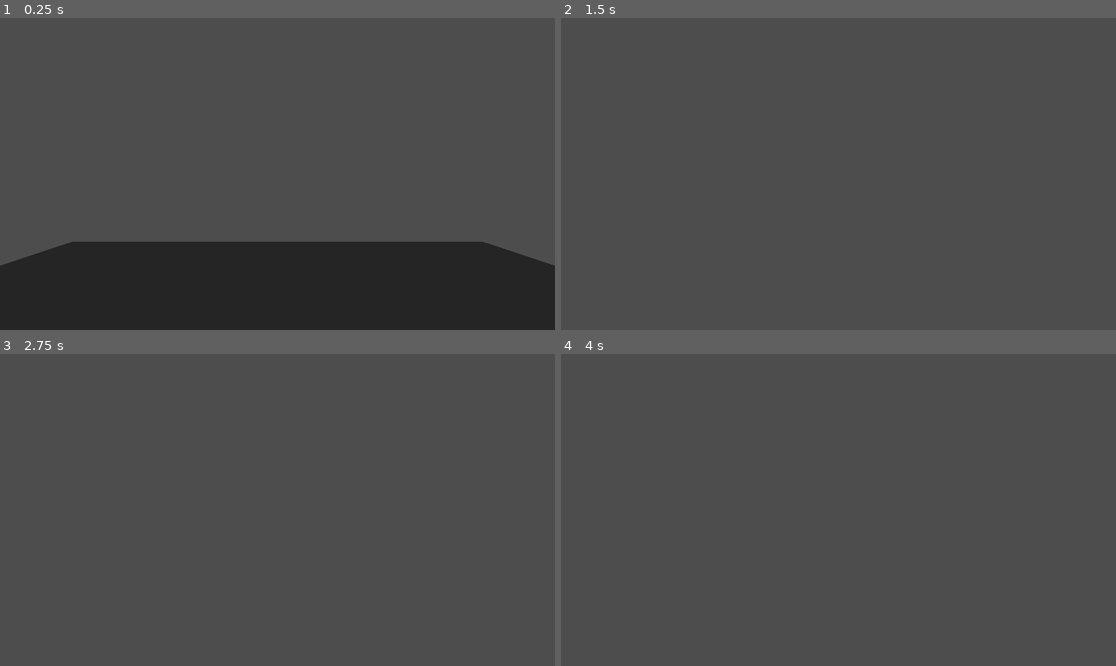
Above: before the commit, frames 1-4 (two rows, left to right).
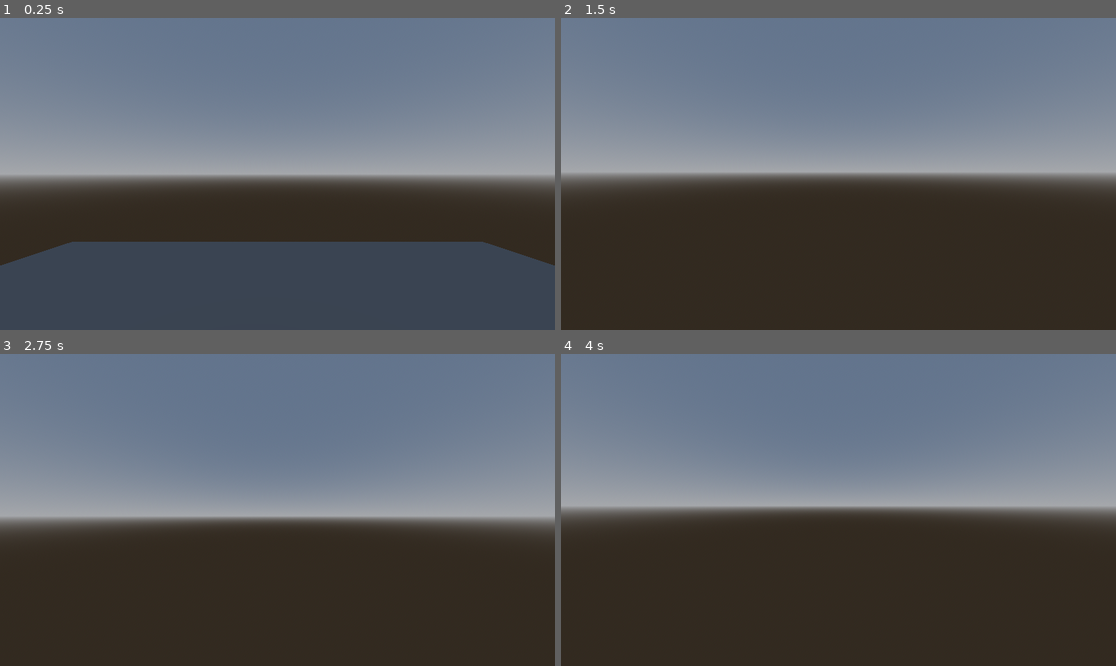
Above: after the commit, the same moments.

Repository: skibbl-dev/Horror-Renegades
Game: Godot game, scene res://scenes/main_scene.tscn
Same seed, same stepped clock (60 frames per second), same inputs: the game is played once before the commit and once after it.
Inputs (mouse positions are in pixels of both pictures, inside the frame that each line leads up to):
- Up to frame 1 (0.25 s): no input
- Up to frame 2 (1.5 s): move the mouse to (866, 174) at 0.52 s; hold W (forward) from 0.53 s (still down); tap E (interact) at 0.6, 1.35 s; tap Space (jump) at 0.77 s; move the mouse to (810, 174) at 1.27 s
- Up to frame 3 (2.75 s): keep holding W (forward); tap Space (jump) at 1.52 s; tap Enter at 2 s; move the mouse to (288, 503) at 2.02 s; hold Shift (sprint) from 2.03 s (still down); tap E (interact) at 2.3 s
- Up to frame 4 (4 s): keep holding W (forward); tap Space (jump) at 2.75, 3.02, 3.77 s; move the mouse to (832, 516) at 2.77 s; release Shift (sprint) at 2.78 s; tap E (interact) at 2.85, 3.6 s; tap Enter at 3.5 s; move the mouse to (877, 513) at 3.52 s

The runs differ from the first frame. In frame 1, 97% of the frame differs, in the area x 0-100%, y 0-100%; in frame 2, 97%; in frame 3, 98%; in frame 4, 98%.

Commit message:
player picking fix

Diff:
--- a/objects/player.tscn
+++ b/objects/player.tscn
@@ -18,11 +18,13 @@
 shape = SubResource("CapsuleShape3D_i3pqv")
 
 [node name="head" type="Node3D" parent="." unique_id=68233473]
+transform = Transform3D(1, 0, 0, 0, 1, 0, 0, 0, 1, 0, 0.743, 0)
 
 [node name="Camera3D" type="Camera3D" parent="head" unique_id=786546619]
-transform = Transform3D(1, 0, 0, 0, 1, 0, 0, 0, 1, 0, 0.7430261, -0.2327086)
+transform = Transform3D(1, 0, 0, 0, 1, 0, 0, 0, 1, 0, 0, -0.233)
 
 [node name="RayCast3D" type="RayCast3D" parent="head/Camera3D" unique_id=2007675380]
 transform = Transform3D(1, 0, 0, 0, 0.019249756, -0.9998147, 0, 0.9998147, 0.019249756, 0, 0, -0.57823765)
 
 [node name="pickup_area" type="Marker3D" parent="head/Camera3D" unique_id=886385007]
+transform = Transform3D(1, 0, 0, 0, 1, 0, 0, 0, 1, 0, -0.3, -0.7)
--- a/objects/triangle.tscn
+++ b/objects/triangle.tscn
@@ -1,13 +1,15 @@
 [gd_scene format=3 uid="uid://bwvwwgf37g71i"]
 
 [sub_resource type="PrismMesh" id="PrismMesh_2uwtb"]
+size = Vector3(0.3, 0.3, 0.3)
 
 [sub_resource type="StandardMaterial3D" id="StandardMaterial3D_2uwtb"]
 albedo_color = Color(0.064699404, 0.7077439, 0.7642708, 1)
 
 [sub_resource type="BoxShape3D" id="BoxShape3D_2uwtb"]
 
-[node name="triangle" type="RigidBody3D" unique_id=1543303149]
+[node name="triangle" type="RigidBody3D" unique_id=1543303149 groups=["pickable"]]
+mass = 6.46
 
 [node name="MeshInstance3D" type="MeshInstance3D" parent="." unique_id=919890847]
 mesh = SubResource("PrismMesh_2uwtb")
--- a/project.godot
+++ b/project.godot
@@ -23,6 +23,10 @@
 "res://scenes/": "blue",
 "res://scripts/": "green"
 }
+
+[global_group]
+
+pickable=""
 
 [input]
 
--- a/scenes/main_scene.tscn
+++ b/scenes/main_scene.tscn
@@ -9,7 +9,14 @@
 [sub_resource type="BoxMesh" id="BoxMesh_gubc5"]
 size = Vector3(10, 1, 10)
 
+[sub_resource type="ProceduralSkyMaterial" id="ProceduralSkyMaterial_pw63i"]
+
+[sub_resource type="Sky" id="Sky_7ykc4"]
+sky_material = SubResource("ProceduralSkyMaterial_pw63i")
+
 [sub_resource type="Environment" id="Environment_pw63i"]
+background_mode = 2
+sky = SubResource("Sky_7ykc4")
 
 [node name="MainScene" type="Node3D" unique_id=271970607]
 
--- a/scripts/player.gd
+++ b/scripts/player.gd
@@ -36,7 +36,7 @@
 		# Rotate camera up/down based on mouse Y movement
 		camera.rotate_x(-event.relative.y * SENSITIVITY)
 		# Clamp vertical rotation so player can't look too far up or down
-		camera.rotation.x = clamp(camera.rotation.x, deg_to_rad(-90), deg_to_rad(90))
+		camera.rotation.x = clamp(camera.rotation.x, deg_to_rad(-80), deg_to_rad(80))
 
 func _physics_process(delta):
 	# Apply gravity when not on floor
@@ -77,6 +77,7 @@
 		velocity.z = lerp(velocity.z, direction.z * speed, delta * 3.0)
 		can_bob = false
 
+
 	# Update head bob timer and control bob only on floor
 	can_bob = is_on_floor()
 	t_bob += delta * velocity.length() * float(can_bob)
@@ -97,7 +98,7 @@
 		pos.x = cos(time * BOB_FREQ / 2) * BOB_AMP # Horizontal bobbing
 	return pos
 
-func _process(delta: float) -> void:
+func _process(_delta: float) -> void:
 	pickup()
 
 func pickup():
@@ -118,21 +119,23 @@
 		held_item.global_position = pickup_area.global_position
 		held_item.get_node("CollisionShape3D").disabled = true
 		if held_item.is_in_group("pickable") and not held_item.is_in_group("usable"):
-			held_item.scale = Vector3(.5,.5,.5)
-			held_item.look_at(Vector3(global_position.x, held_item.global_position.y, global_position.z))
+			#held_item.scale = Vector3(.5,.5,.5)
+			held_item.look_at(head.global_position)
+			#held_item.look_at(Vector3(global_position.x, held_item.global_position.y, global_position.z))
 		elif held_item.is_in_group("usable"):
 			if held_item and held_item.is_in_group("usable"):
-				var cam_rot = camera.rotation
-				held_item.rotation.y = cam_rot.y
-				held_item.rotation.x = cam_rot.x * 0.2
-				held_item.rotation.z = 0
+				#var cam_rot = camera.rotation
+				#held_item.rotation.y = 0
+				#held_item.rotation.x = cam_rot.y
+				#held_item.rotation.z = 0
+				held_item.look_at(head.global_position)
 				held_item.global_position = pickup_area.global_position
-				held_item.translate_object_local(Vector3(0.2, -0.2, -0.5))
+				#held_item.translate_object_local(Vector3(0.2, -0.2, -0.5))
 
 func drop():
 	picked = false
 	holding = false
-	held_item.scale = Vector3(1,1,1)
+	#held_item.scale = Vector3(1,1,1)
 	held_item.get_node("CollisionShape3D").disabled = false
 	camera.remove_child(held_item)
 	main.add_child(held_item)
